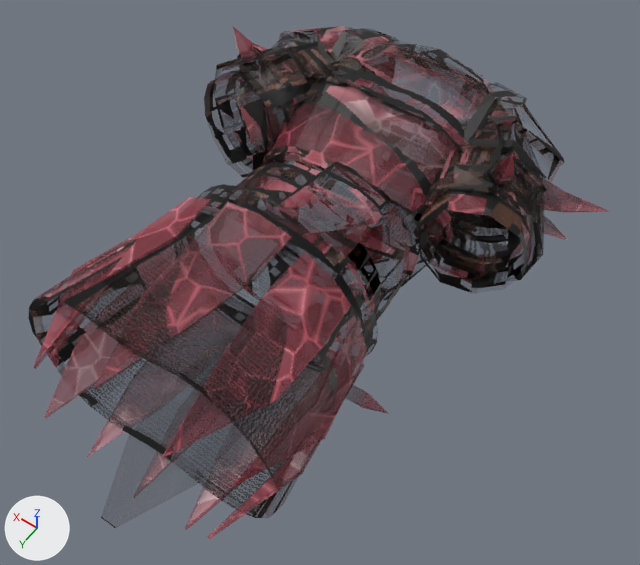
Two versions of the glTF model assets/modeles/armures/sol/cuirasse_rubis_enchante.glb, one commit apart.
One viewpoint serves both versions: a camera (50 mm lens) standing at (-0.624, 0.993, 1.459) and looking at (-0.056, 0.197, 0.207). Arrows for +X, +Y and +Z are at lower left; the lights stay in place. The picture after the commit comes second. Vertices at exactly the same position are counted once.

The scene before the commit, as lines of its bpy script (objects in view):
```python
me_cuirasse_rubis_003 = bpy.data.meshes.new('cuirasse_rubis.003')
me_cuirasse_rubis_003.from_pydata(...)  # 2492 vertices, 3626 faces; spans x -0.416..0.453, y -0.326..0.713, z 0.0..0.486
# faces by material slot: [708, 1982, 148, 444, 24, 320]
me_cuirasse_rubis_003.materials.append(mat_acier_rubis_maille_enchante)
me_cuirasse_rubis_003.materials.append(mat_plaque_rubis_enchante)
me_cuirasse_rubis_003.materials.append(mat_cuir_enchante)
me_cuirasse_rubis_003.materials.append(mat_serti_rubis_enchante)
me_cuirasse_rubis_003.materials.append(mat_rubis_enchante)
me_cuirasse_rubis_003.materials.append(mat_cristal_rubis_enchante)
ob_cuirasse_rubis_001 = bpy.data.objects.new('cuirasse_rubis.001', me_cuirasse_rubis_003)
ob_cuirasse_rubis_001.location = (0.0, 0.0, 0.0)
```
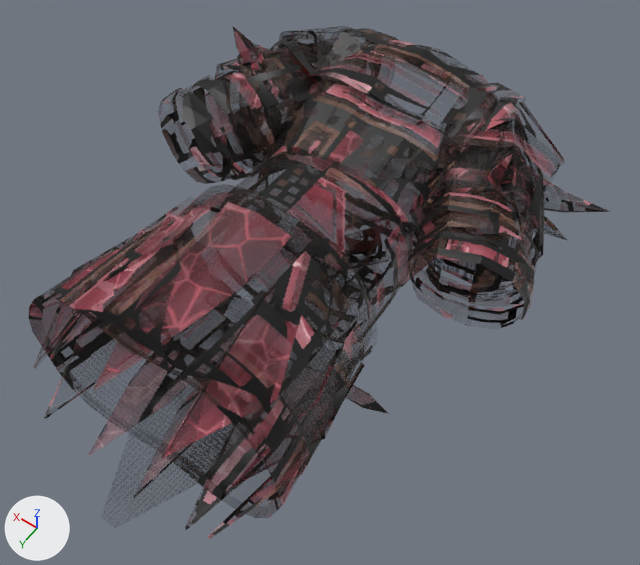
The newer file is also turned or shifted as a whole; pictures and numbers use the older file's frame.

The change, as a diff of the scene's bpy script:
```diff
--- a/assets/modeles/armures/sol/cuirasse_rubis_enchante.glb.py
+++ b/assets/modeles/armures/sol/cuirasse_rubis_enchante.glb.py
@@ mat_cristal_rubis_enchante_001 @@
+mat_cristal_rubis_enchante_001 = bpy.data.materials.new('cristal_rubis.enchante.001')
+# uses the picture img_cuirasse_rubis_enchante
@@ mat_rubis_enchante_001 @@
+mat_rubis_enchante_001 = bpy.data.materials.new('rubis.enchante.001')
+# uses the picture img_cuirasse_rubis_enchante
@@ me_cuirasse_rubis_003 @@
 # used by ob_cuirasse_rubis_001; location = (0.0, 0.0, 0.0)
-me_cuirasse_rubis_003.from_pydata(...)  # 2492 vertices, 3626 faces; spans x -0.416..0.453, y -0.326..0.713, z 0.0..0.486
+me_cuirasse_rubis_003.from_pydata(...)  # 2876 vertices, 4178 faces; spans x -0.416..0.453, y -0.326..0.713, z 0.0..0.486
+# me_cuirasse_rubis_003 part 1: a new loose piece of 54 vertices spanning x 0.183..0.381, y -0.005..0.096, z 0.176..0.387, in mat_plaque_rubis_enchante
+# me_cuirasse_rubis_003 part 2: a new loose piece of 54 vertices spanning x 0.194..0.394, y 0.026..0.135, z 0.182..0.386, in mat_plaque_rubis_enchante
+# me_cuirasse_rubis_003 part 3: a new loose piece of 54 vertices spanning x 0.195..0.404, y 0.051..0.166, z 0.198..0.388, in mat_plaque_rubis_enchante
+# me_cuirasse_rubis_003 part 4: a new loose piece of 54 vertices spanning x -0.374..-0.176, y -0.005..0.096, z 0.176..0.387, in mat_plaque_rubis_enchante
+# me_cuirasse_rubis_003 part 5: a new loose piece of 54 vertices spanning x -0.387..-0.188, y 0.026..0.135, z 0.182..0.386, in mat_plaque_rubis_enchante
+# me_cuirasse_rubis_003 part 6: a new loose piece of 54 vertices spanning x -0.398..-0.189, y 0.051..0.166, z 0.198..0.388, in mat_plaque_rubis_enchante
+# me_cuirasse_rubis_003 part 7: 3559 kept faces spanning x -0.416..0.453, y -0.326..0.713, z 0.0..0.486 get new texture (UV) coordinates
+# me_cuirasse_rubis_003 part 8: 24 faces spanning x -0.044..0.056, y -0.123..0.024, z 0.0..0.038 switch from mat_rubis_enchante to mat_rubis_enchante_001
+# me_cuirasse_rubis_003 part 9: 320 faces spanning x -0.416..0.453, y -0.293..0.663, z 0.029..0.486 switch from mat_cristal_rubis_enchante to mat_cristal_rubis_enchante_001
+# other edits to the shape of me_cuirasse_rubis_003 do not show in these pictures
 me_cuirasse_rubis_003.materials.append(mat_acier_rubis_maille_enchante)
```

Boxes [x1, y1, x2, y2] around the edits, measured in the pictures (640 x 565 px):
part 1 of me_cuirasse_rubis_003, added
    after: [192, 78, 250, 180]
part 2 of me_cuirasse_rubis_003, added
    after: [176, 95, 234, 179]
part 3 of me_cuirasse_rubis_003, added
    after: [158, 88, 231, 184]
part 4 of me_cuirasse_rubis_003, added
    after: [420, 208, 539, 302]
part 5 of me_cuirasse_rubis_003, added
    after: [413, 223, 535, 314]
part 6 of me_cuirasse_rubis_003, added
    after: [408, 234, 531, 328]
part 7 of me_cuirasse_rubis_003, surface changed
    both: [29, 26, 610, 539]
part 8 of me_cuirasse_rubis_003, recoloured
    both: [345, 233, 382, 261]
part 9 of me_cuirasse_rubis_003, recoloured
    both: [34, 27, 610, 539]
